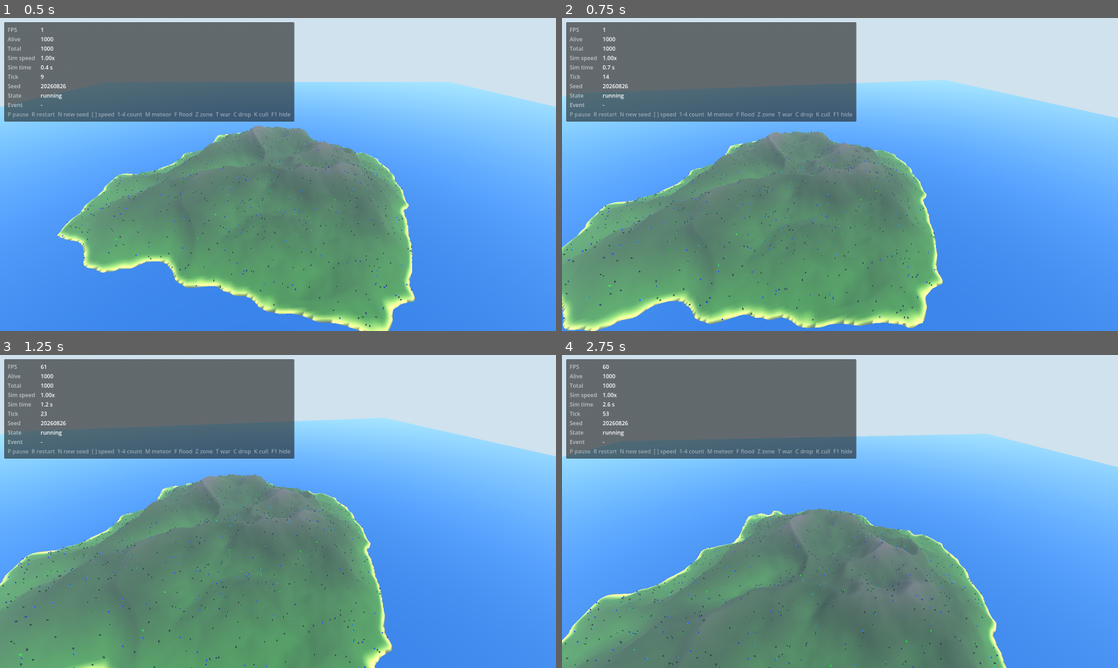
Above: before the commit, frames 1-4 (two rows, left to right).
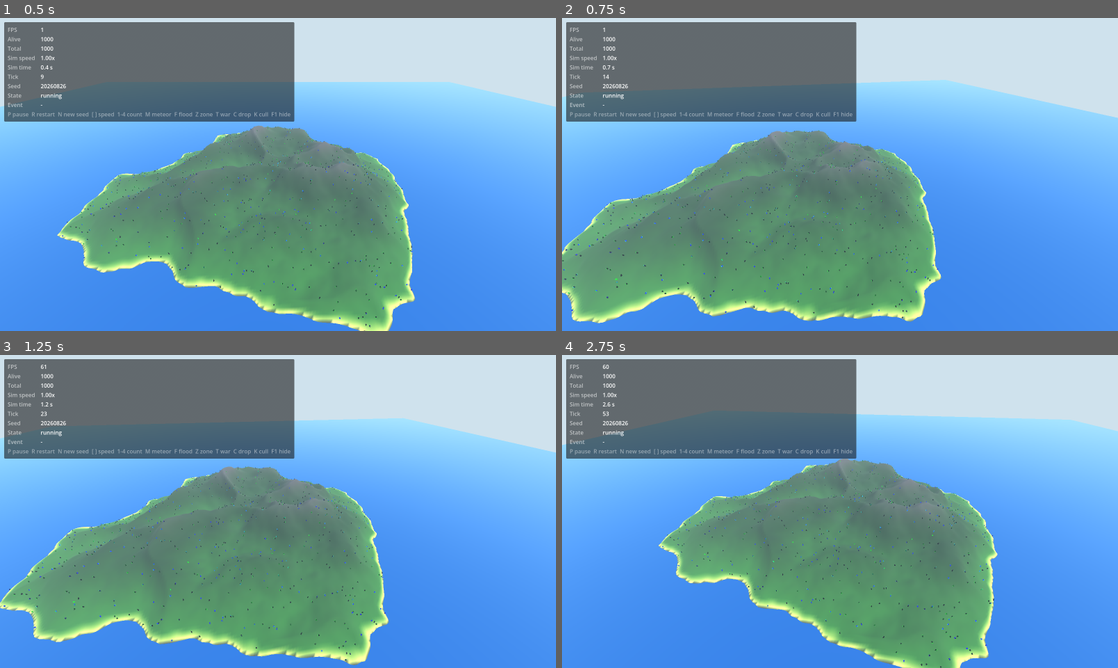
Above: after the commit, the same moments.

Repository: Twody2D/mass
Game: Godot game, scene res://scenes/main.tscn
Same seed, same stepped clock (60 frames per second), same inputs: the game is played once before the commit and once after it.
Inputs (mouse positions are in pixels of both pictures, inside the frame that each line leads up to):
- Up to frame 1 (0.5 s): no input
- Up to frame 2 (0.75 s): tap Enter at 0.5 s; move the mouse to (867, 174) at 0.52 s; hold W from 0.53 s (still down); tap Tab at 0.6 s; click (867, 174) at 0.67 s
- Up to frame 3 (1.25 s): keep holding W; tap Space at 0.77 s
- Up to frame 4 (2.75 s): keep holding W; move the mouse to (812, 511) at 1.27 s; tap Ctrl at 1.35 s; click (812, 511) at 1.42 s; tap Space at 1.52 s; move the mouse to (851, 505) at 2.02 s; hold E from 2.03 s (still down); click (851, 505) at 2.17 s

Frame 1 is identical in both runs. In frame 2, 5.7% of the frame differs, in the area x 0-100%, y 20-100%; in frame 3, 15%; in frame 4, 36%, in the area x 0-100%, y 18-100%.

Commit message:
feat(camera): Orbit mode circles a target with the mouse and wheel
Second registered mode: wheel sets distance, mouse sets angle, and a
constant slow drift keeps the shot moving with nobody touching either.
With no target it centres on a point ahead of wherever the switch left
the camera; with one, it tracks CameraTarget.resolve() live every
frame and holds its last centre if that stops resolving instead of
jumping to the origin.

CameraRig now always registers both Free and Orbit, so a real rig
never has just one mode any more; verify_camera_rig's single-mode
cycling check moved onto a dedicated _SoloRig stub that skips the
rig's own default registration.

Diff:
--- a/scripts/camera/camera_rig.gd
+++ b/scripts/camera/camera_rig.gd
@@ -54,6 +54,7 @@
 
 func _ready() -> void:
 	register_mode(FreeCameraMode.new())
+	register_mode(OrbitCameraMode.new())
 
 
 func _notification(what: int) -> void:
--- /dev/null
+++ b/scripts/camera/orbit_camera_mode.gd
@@ -0,0 +1,99 @@
+class_name OrbitCameraMode
+extends CameraMode
+## Circles a target: distance on the wheel, angle on the mouse, plus a slow
+## constant drift so the shot keeps moving even with nobody touching either.
+##
+## The mouse is captured and always active, the same feel Free uses — no
+## button to hold, since this project already settled that question once.
+## Auto-rotation and the mouse both drive the same yaw rather than fighting
+## over it: the mouse nudges it, the drift keeps adding on top, exactly the
+## way Free's velocity and input coexist.
+##
+## Tracks CameraTarget.resolve() every frame rather than once at enter(), so
+## a bot target keeps the shot centred on it as it walks. If nothing is
+## resolvable — no target set, or a bot target that has gone out of range —
+## it holds the last centre it had rather than snapping to the map origin.
+
+## Angular drift, always on. Slow enough to read as ambient rather than as
+## the camera visibly spinning.
+const AUTO_ROTATE_SPEED := 0.12
+
+const MOUSE_SENSITIVITY := 0.0025
+## Short of straight up/down: Basis.looking_at() degenerates once the eye-to-
+## centre direction lines up with the up vector.
+const MAX_PITCH := 1.5
+const MIN_PITCH := -1.5
+
+## Multiplicative, so one wheel notch feels the same at every distance.
+const ZOOM_STEP := 1.15
+const MIN_DISTANCE := 5.0
+const MAX_DISTANCE := 1200.0
+## Used only when entering with no target resolvable yet, to place a centre
+## a sensible distance ahead of the camera rather than right on top of it.
+const DEFAULT_DISTANCE := 60.0
+
+var _center := Vector3.ZERO
+var _distance := DEFAULT_DISTANCE
+var _yaw := 0.0
+var _pitch := 0.0
+
+
+func id() -> StringName:
+	return &"orbit"
+
+
+## Picks up the target's centre if one is set, otherwise a point straight
+## ahead of wherever the switch left the camera. Either way, yaw/pitch/
+## distance are read back out of `from` relative to that centre, so entering
+## Orbit does not jump — the same reasoning Free uses for its own heading.
+func enter(rig: CameraRig, from: Transform3D) -> void:
+	var resolved: Variant = rig.target().resolve()
+	if resolved != null:
+		_center = resolved
+	else:
+		_center = from.origin + (-from.basis.z) * DEFAULT_DISTANCE
+
+	var offset := from.origin - _center
+	var length := offset.length()
+	if length < 0.001:
+		_distance = DEFAULT_DISTANCE
+		return
+	_distance = clampf(length, MIN_DISTANCE, MAX_DISTANCE)
+	_yaw = atan2(offset.x, offset.z)
+	_pitch = clampf(asin(clampf(offset.y / length, -1.0, 1.0)), MIN_PITCH, MAX_PITCH)
+
+
+func process(delta: float, rig: CameraRig) -> Transform3D:
+	var resolved: Variant = rig.target().resolve()
+	if resolved != null:
+		_center = resolved
+	_yaw += AUTO_ROTATE_SPEED * delta
+
+	var horizontal := cos(_pitch)
+	var offset := Vector3(sin(_yaw) * horizontal, sin(_pitch), cos(_yaw) * horizontal) * _distance
+	var position := _center + offset
+	var direction := (_center - position).normalized()
+	return Transform3D(Basis.looking_at(direction, Vector3.UP), position)
+
+
+func unhandled_input(event: InputEvent, rig: CameraRig) -> void:
+	if event is InputEventMouseButton:
+		var button := event as InputEventMouseButton
+		if not button.pressed:
+			return
+		match button.button_index:
+			MOUSE_BUTTON_WHEEL_UP:
+				_distance = clampf(_distance / ZOOM_STEP, MIN_DISTANCE, MAX_DISTANCE)
+			MOUSE_BUTTON_WHEEL_DOWN:
+				_distance = clampf(_distance * ZOOM_STEP, MIN_DISTANCE, MAX_DISTANCE)
+			_:
+				# Any click takes the pointer back after Escape released it.
+				rig.capture_mouse(true)
+	elif event is InputEventMouseMotion and rig.is_mouse_captured():
+		var motion := event as InputEventMouseMotion
+		_yaw -= motion.relative.x * MOUSE_SENSITIVITY
+		_pitch = clampf(_pitch - motion.relative.y * MOUSE_SENSITIVITY, MIN_PITCH, MAX_PITCH)
+
+
+func wants_mouse_capture() -> bool:
+	return true
--- a/tools/verify_camera_rig.gd
+++ b/tools/verify_camera_rig.gd
@@ -31,6 +31,14 @@
 		return _captures
 
 
+## A rig that skips its own default registration, so a test can start from
+## truly empty and check next_mode()'s single-mode no-op without CameraRig's
+## own built-in modes getting in the way.
+class _SoloRig extends CameraRig:
+	func _ready() -> void:
+		pass
+
+
 func _ready() -> void:
 	var failures := 0
 
@@ -41,8 +49,8 @@
 	var bots: BotManager = main.get_node("Bots")
 
 	print("--- registration ---")
-	failures += _check("free is registered by default",
-		rig.known_modes() == ([&"free"] as Array[StringName]))
+	failures += _check("free and orbit are registered by default",
+		rig.known_modes() == ([&"free", &"orbit"] as Array[StringName]))
 	failures += _check("free is active on start", rig.active_mode_id() == &"free")
 
 	var a := _StubMode.new(&"stub_a", Vector3(100.0, 0.0, 0.0))
@@ -51,14 +59,14 @@
 	rig.register_mode(b)
 	failures += _check("registering does not steal the active mode",
 		rig.active_mode_id() == &"free")
-	failures += _check("known modes list all three in order",
-		rig.known_modes() == ([&"free", &"stub_a", &"stub_b"] as Array[StringName]))
+	failures += _check("known modes list all four in order",
+		rig.known_modes() == ([&"free", &"orbit", &"stub_a", &"stub_b"] as Array[StringName]))
 
 	# register_mode() returns nothing; refusal is checked by the registry
 	# staying the size it was rather than by a return value.
 	rig.register_mode(_StubMode.new(&"stub_a", Vector3.ZERO))
 	failures += _check("a duplicate id does not get added twice",
-		rig.known_modes().size() == 3)
+		rig.known_modes().size() == 4)
 
 	print("--- switching and blending ---")
 	failures += _check("switching to an unknown mode is refused", not rig.set_mode(&"nope"))
@@ -90,12 +98,16 @@
 	rig.next_mode()
 	failures += _check("cycling wraps back to free", rig.active_mode_id() == &"free")
 
-	var solo := CameraRig.new()
+	# CameraRig always registers its own defaults in _ready(), so a real rig
+	# never actually has just one mode any more. _SoloRig skips that to test
+	# next_mode()'s "nothing to cycle to yet" branch in isolation.
+	var solo := _SoloRig.new()
 	add_child(solo)
-	failures += _check("a rig with only free has one mode",
-		solo.known_modes() == ([&"free"] as Array[StringName]))
+	solo.register_mode(_StubMode.new(&"only", Vector3.ZERO))
+	failures += _check("a rig with one mode registered has just that one",
+		solo.known_modes() == ([&"only"] as Array[StringName]))
 	solo.next_mode()
-	failures += _check("cycling with one mode is a no-op", solo.active_mode_id() == &"free")
+	failures += _check("cycling with one mode is a no-op", solo.active_mode_id() == &"only")
 	solo.queue_free()
 
 	print("--- mouse capture asks the active mode ---")
--- /dev/null
+++ b/tools/verify_orbit.gd
@@ -0,0 +1,126 @@
+extends Node
+## Checks Orbit mode's own behaviour: it centres on a target and keeps
+## tracking it live, it holds its last centre once a target stops resolving,
+## the wheel zooms within bounds, the mouse turns it within bounds, and the
+## auto-rotate drift advances at the rate it claims.
+##
+## Rig-level concerns (switching into Orbit, blending, that it is registered)
+## are verify_camera_rig.gd's job, the same split verify_camera.gd already
+## uses for Free. This one is reached through the rig the way the game
+## actually drives it.
+
+func _ready() -> void:
+	var failures := 0
+
+	var packed: PackedScene = load("res://scenes/main.tscn")
+	var main: Node3D = packed.instantiate()
+	add_child(main)
+	var cam: CameraRig = main.get_node("Camera3D")
+	var bots: BotManager = main.get_node("Bots")
+
+	cam._process(0.0)  ## settles Free at wherever the scene placed it
+	var start := cam.transform.origin
+	failures += _check("orbit switches in", cam.set_mode(&"orbit"))
+	var mode := cam.active_mode() as OrbitCameraMode
+	failures += _check("the active mode is Orbit", mode != null)
+
+	print("--- entering with no target ---")
+	failures += _check("with nothing to orbit it picks a centre ahead of the switch",
+		is_equal_approx(mode._distance, OrbitCameraMode.DEFAULT_DISTANCE))
+	failures += _check("that centre is not on top of the camera",
+		mode._center.distance_to(start) > 1.0)
+
+	print("--- auto-rotate ---")
+	var before_yaw: float = mode._yaw
+	var steps := 100
+	var step_delta := 0.05
+	for i in steps:
+		cam._process(step_delta)
+	var expected_drift := OrbitCameraMode.AUTO_ROTATE_SPEED * steps * step_delta
+	print("  yaw drift      : %.3f rad (expected %.3f)" % [mode._yaw - before_yaw, expected_drift])
+	failures += _check("yaw drifts at the advertised rate",
+		is_equal_approx(mode._yaw - before_yaw, expected_drift))
+
+	print("--- zoom ---")
+	mode._distance = OrbitCameraMode.DEFAULT_DISTANCE
+	_scroll(mode, cam, MOUSE_BUTTON_WHEEL_UP)
+	failures += _check("wheel up zooms in", mode._distance < OrbitCameraMode.DEFAULT_DISTANCE)
+	_scroll(mode, cam, MOUSE_BUTTON_WHEEL_DOWN)
+	_scroll(mode, cam, MOUSE_BUTTON_WHEEL_DOWN)
+	failures += _check("wheel down zooms out", mode._distance > OrbitCameraMode.DEFAULT_DISTANCE)
+	for i in 300:
+		_scroll(mode, cam, MOUSE_BUTTON_WHEEL_UP)
+	failures += _check("distance floored at minimum",
+		is_equal_approx(mode._distance, OrbitCameraMode.MIN_DISTANCE))
+	for i in 300:
+		_scroll(mode, cam, MOUSE_BUTTON_WHEEL_DOWN)
+	failures += _check("distance capped at maximum",
+		is_equal_approx(mode._distance, OrbitCameraMode.MAX_DISTANCE))
+	mode._distance = OrbitCameraMode.DEFAULT_DISTANCE
+
+	print("--- mouse angle ---")
+	mode._pitch = 0.0
+	var yaw_before: float = mode._yaw
+	_look(mode, cam, 100.0, 0.0)
+	failures += _check("mouse turns the yaw", mode._yaw != yaw_before)
+	_look(mode, cam, 0.0, 100.0)
+	failures += _check("mouse pitches down", mode._pitch < 0.0)
+	for i in 300:
+		_look(mode, cam, 0.0, -100.0)
+	failures += _check("pitch stops short of straight up (%.2f)" % mode._pitch,
+		is_equal_approx(mode._pitch, OrbitCameraMode.MAX_PITCH))
+	for i in 300:
+		_look(mode, cam, 0.0, 100.0)
+	failures += _check("pitch stops short of straight down (%.2f)" % mode._pitch,
+		is_equal_approx(mode._pitch, OrbitCameraMode.MIN_PITCH))
+	mode._pitch = 0.0
+
+	print("--- shape ---")
+	var wanted := mode.process(0.0, cam)
+	var offset := wanted.origin - mode._center
+	failures += _check("the camera sits at the orbit's own distance",
+		is_equal_approx(offset.length(), mode._distance))
+	var to_center := (mode._center - wanted.origin).normalized()
+	failures += _check("and looks back at the centre",
+		to_center.dot(-wanted.basis.z) > 0.99)
+	failures += _check("wants the mouse", mode.wants_mouse_capture())
+
+	print("--- tracking a live target ---")
+	bots.spawn(20, GameConfig.DEFAULT_MAP_SEED)
+	var index := 3
+	cam.set_target(CameraTarget.on_bot(bots, index))
+	cam._process(0.016)
+	var expected := Vector3(bots.pos_x[index], bots.pos_y[index], bots.pos_z[index])
+	failures += _check("centres on the bot", mode._center.is_equal_approx(expected))
+	bots.pos_x[index] += 40.0
+	cam._process(0.016)
+	var moved := Vector3(bots.pos_x[index], bots.pos_y[index], bots.pos_z[index])
+	failures += _check("keeps tracking it as it moves", mode._center.is_equal_approx(moved))
+
+	print("--- a target that stops resolving ---")
+	var last_center := mode._center
+	bots.spawn(2, GameConfig.DEFAULT_MAP_SEED)  ## shrinks the crowd out from under index 3
+	cam._process(0.016)
+	failures += _check("holds the last known centre instead of snapping to nothing",
+		mode._center.is_equal_approx(last_center))
+
+	print("failures       : %d" % failures)
+	get_tree().quit(1 if failures > 0 else 0)
+
+
+func _look(mode: OrbitCameraMode, cam: CameraRig, dx: float, dy: float) -> void:
+	var event := InputEventMouseMotion.new()
+	event.relative = Vector2(dx, dy)
+	mode.unhandled_input(event, cam)
+
+
+func _scroll(mode: OrbitCameraMode, cam: CameraRig, button: MouseButton) -> void:
+	var event := InputEventMouseButton.new()
+	event.button_index = button
+	event.pressed = true
+	mode.unhandled_input(event, cam)
+
+
+func _check(what: String, ok: bool) -> int:
+	print("  %s %s" % ["PASS" if ok else "FAIL", what])
+	return 0 if ok else 1
--- /dev/null
+++ b/tools/verify_orbit.tscn
@@ -0,0 +1,6 @@
+[gd_scene load_steps=2 format=3]
+
+[ext_resource type="Script" path="res://tools/verify_orbit.gd" id="1_orbit"]
+
+[node name="VerifyOrbit" type="Node"]
+script = ExtResource("1_orbit")
Not shown, added: scripts/camera/orbit_camera_mode.gd.uid
Not shown, added: tools/verify_orbit.gd.uid
Not shown, changed: ARCHITECTURE.md
Not shown, changed: CLAUDE.md
Not shown, changed: README.md
Not shown, changed: TODO.md
